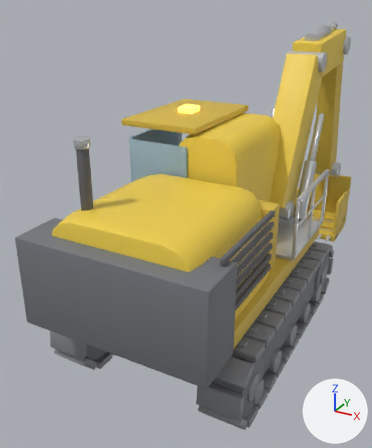
An edit to the glTF model models/th21_bagger.glb, drawn before and after from the same camera.
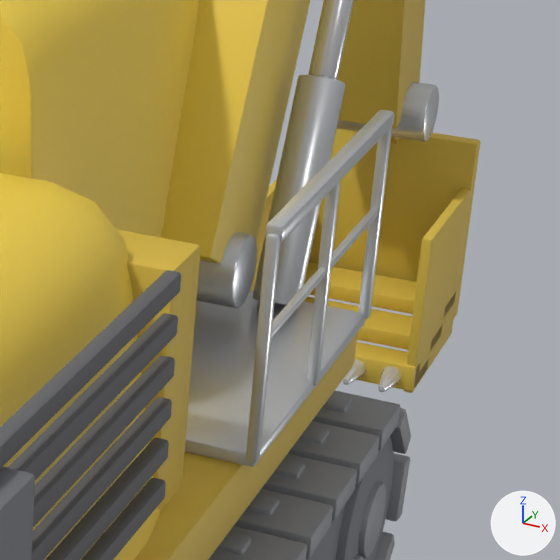
Each version is shown whole from a 50 mm camera at (3.27, -6.79, 5.2) aimed at (-0.74, 0.51, 1.55), then close up on the part from 61% to 100% of the width and 31% to 64% of the height. Every picture has the same lights, and +X, +Y and +Z are marked at lower right. The first two pictures are the older version. Where no turn or scale is listed for an object, it has been applied to the vertices. Vertices at exactly the same position are counted once.
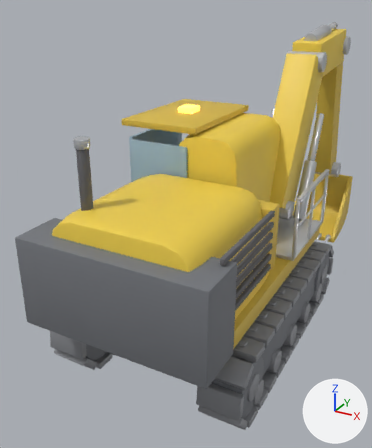
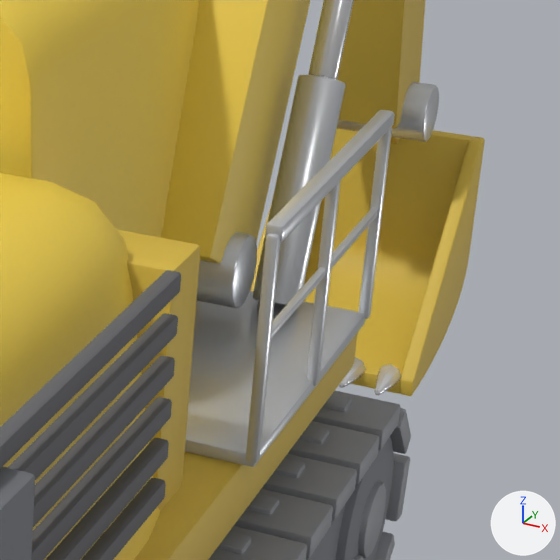
The change, as a list of edits to the scene's bpy script:
```text
Change me_cube_106:
    used by ob_cube_106; location = (0.55, 5.25, 0.74)
    remove me_cube_106.from_pydata(...)  # 56 vertices, 108 faces; spans x -0.55..0.55, y -0.05..0.05, z -0.58..0.58
    add me_cube_106.from_pydata(...)  # 56 vertices, 108 faces; spans x -0.08..0.08, y -0.08..0.08, z -0.237..0.237
    me_cube_106 part 1: 56 of 56 vertices moved; they spanned x -0.55..0.55, y -0.05..0.05, z -0.58..0.58 and now span x -0.08..0.08, y -0.08..0.08, z -0.237..0.237; mean shift (0.0, 0.0, 0.0)
Add me_loeffelwange_001:
    me_loeffelwange_001.from_pydata(...)  # 116 vertices, 228 faces; spans x 1.035..1.115, y 4.13..5.35, z 0.08..1.32
    me_loeffelwange_001.materials.append(mat_gelb_dunkel)  # yellow #d7b845
Add me_loeffelwange:
    me_loeffelwange.from_pydata(...)  # 116 vertices, 228 faces; spans x -0.015..0.065, y 4.13..5.35, z 0.08..1.32
    me_loeffelwange.materials.append(mat_gelb_dunkel)  # yellow #d7b845
Add me_loeffelblech:
    me_loeffelblech.from_pydata(...)  # 176 vertices, 348 faces; spans x 0.055..1.045, y 4.13..5.35, z 0.08..1.32
    me_loeffelblech.materials.append(mat_gelb_dunkel)  # yellow #d7b845
Remove ob_cube_107:
    ob_cube_107 = bpy.data.objects.new('Cube.107', me_cube_107)
    ob_cube_107.location = (0.55, 5.003, 0.34)
Remove ob_cube_108:
    ob_cube_108 = bpy.data.objects.new('Cube.108', me_cube_108)
    ob_cube_108.location = (0.55, 4.71, 0.23)
Remove ob_cube_109:
    ob_cube_109 = bpy.data.objects.new('Cube.109', me_cube_109)
    ob_cube_109.location = (0.55, 4.417, 0.12)
Remove ob_cube_110:
    ob_cube_110 = bpy.data.objects.new('Cube.110', me_cube_110)
    ob_cube_110.location = (0.03, 4.71, 0.547)
Remove ob_cube_111:
    ob_cube_111 = bpy.data.objects.new('Cube.111', me_cube_111)
    ob_cube_111.location = (1.07, 4.71, 0.547)
Remove ob_cube_112:
    ob_cube_112 = bpy.data.objects.new('Cube.112', me_cube_112)
    ob_cube_112.location = (0.55, 4.27, 0.16)
Change ob_cone_003:
    ob_cone_003.location: (0.759, 4.11, 0.16) -> (0.759, 4.02, 0.18)
Change ob_cone_004:
    ob_cone_004.location: (0.968, 4.11, 0.16) -> (0.968, 4.02, 0.18)
Add ob_loeffelwange_001:
    ob_loeffelwange_001 = bpy.data.objects.new('Loeffelwange.001', me_loeffelwange_001)
    ob_loeffelwange_001.location = (0.0, 0.0, 0.0)
Add ob_loeffelwange:
    ob_loeffelwange = bpy.data.objects.new('Loeffelwange', me_loeffelwange)
    ob_loeffelwange.location = (0.0, 0.0, 0.0)
Add ob_loeffelblech:
    ob_loeffelblech = bpy.data.objects.new('Loeffelblech', me_loeffelblech)
    ob_loeffelblech.location = (0.0, 0.0, 0.0)
```

Pixel boxes [x1, y1, x2, y2] of what changed, in the close-ups (560 x 560 px; the box of a moved part takes in the faces that stretch with it):
'Loeffelblech', added (yellow): after [304, 129, 472, 394]
'Loeffelwange.001', added (yellow): after [399, 136, 485, 396]
'Cube.111', deleted (yellow): before [404, 188, 471, 393]
'Cube.107', deleted (yellow): before [304, 262, 456, 317]
'Cube.108', deleted (yellow): before [304, 297, 443, 351]
'Cube.112', deleted (yellow): before [355, 347, 420, 391]
'Cube.110', deleted (yellow): before [250, 179, 277, 292]
'Cone.004', moved: before [378, 366, 401, 392]; after [374, 364, 401, 395]
'Cone.003', moved: before [343, 359, 366, 385]; after [339, 357, 366, 388]
'Cube.109', deleted: before [356, 342, 428, 387]
'Loeffelwange', added (mostly hidden): after [250, 204, 272, 292]
part 1 of me_cube_106, moved or reshaped (mostly hidden afterwards): before [309, 131, 480, 318]; after [390, 137, 399, 144]
